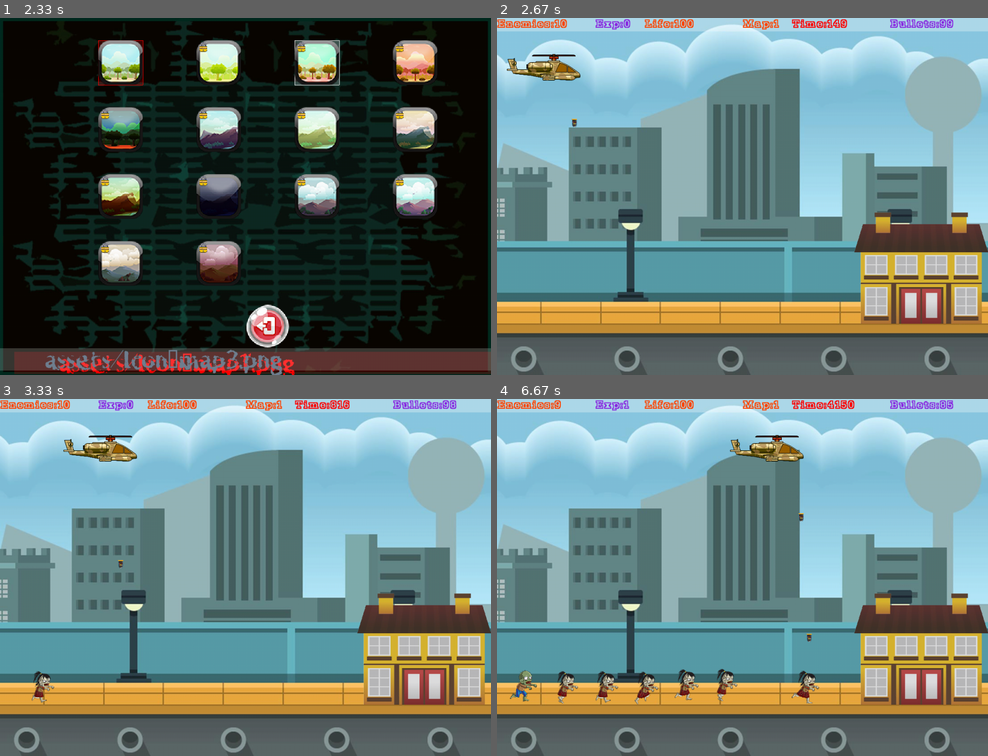
Above: before the commit, frames 1-4 (two rows, left to right).
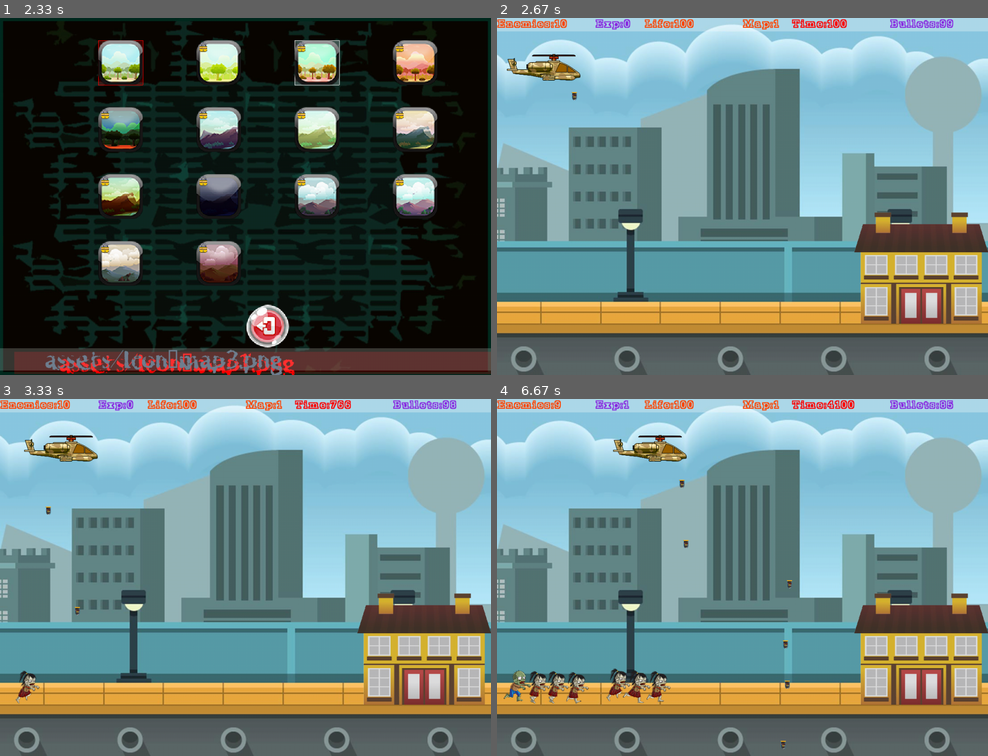
Above: after the commit, the same moments.

Repository: maharba1809/ZombiePan-pygame-src
Game: pygame game, started from main.py
Two runs of this game, one before a commit and one after it. Both use one fixed random seed, a clock stepped at 60 frames per second and the inputs below.
Inputs (mouse positions are in pixels of both pictures, inside the frame that each line leads up to):
- Up to frame 1 (2.33 s): click (117, 325) at 0.38 s; hold Right 0.67-1.13 s; move the mouse to (245, 221) at 0.7 s; click (117, 60) at 1.23 s; hold Right 1.5-1.97 s; move the mouse to (319, 71) at 1.53 s
- Up to frame 2 (2.67 s): tap Space at 2.57 s
- Up to frame 3 (3.33 s): hold Left from 3 s (still down); tap Space at 3.07 s
- Up to frame 4 (6.67 s): tap Space at 3.37, 3.63, 3.93, 4.07, 4.37, 4.73, 5.03, 5.23, 5.53, 5.73, 6.03, 6.23, 6.53 s; release Left at 3.53 s; hold Left 3.57-3.97 s; hold Right 4-4.63 s; hold Left 4.67-5.13 s; hold Right 5.17-5.63 s; hold Right 5.67-6.13 s; hold Left from 6.17 s (still down)

Frame 1 is identical in both runs. In frame 2, 0.1% of the frame differs, in the area x 15-72%, y 0-31%; in frame 3, 1.7%; in frame 4, 4.0%, in the area x 1-72%, y 0-99%.

Commit message:
linux bugs fixed font type

Diff:
--- a/adjustments.py
+++ b/adjustments.py
@@ -1,4 +1,4 @@
-
+print('loading Adjustments')
 import sprites as sp
 import defaults as df
 import pygame
@@ -7,7 +7,7 @@
 import generic as gen
 import var
 import device
-print('loading Adjustments')
+
 
 class AddScreen(gen.Xscreen):
     def __init__(self):
--- a/device.py
+++ b/device.py
@@ -1,11 +1,12 @@
+print('Loading Sound and Video')
 import pygame
 import var
 import datetime
 import defaults as df
 import os
-print('Loading Sound and Video')
-version = '1.1.6'
 
+version = '117'
+print('version:',version)
 class AddWin():
     def _init_(self):
         pygame.init()
--- a/generic.py
+++ b/generic.py
@@ -8,10 +8,10 @@
     def __init__(self):
         self.stopEngine = False
         print('generic screen created')
-        self.font_type = 'comicsansms'
+        self.font_type = 'monospace'
         self.font_size = 20
         self.font = pygame.font.SysFont(self.font_type, self.font_size)
-
+        print('font:', self.font_type)
     def draw_sprite2(self, sprite):
         var.gameDisplay.blit(sprite.image, (sprite.rect.x, sprite.rect.y))
 
--- a/info.py
+++ b/info.py
@@ -1,4 +1,4 @@
-
+print('Loading Info')
 import sprites as sp
 import defaults as df
 import pygame
@@ -8,7 +8,7 @@
 import var
 import device
 
-print('Loading Info')
+
 
 class AddScreen(gen.Xscreen):
     def __init__(self):
--- a/main.py
+++ b/main.py
@@ -1,9 +1,10 @@
-
-import pygame
-import menu
 
 if __name__ == "__main__":
     print('Loading main')
+
+    import pygame
+    import menu
+
     gameExit = False
     menuScreen = menu.AddScreen()
     menuScreen.run()
--- a/map.py
+++ b/map.py
@@ -1,4 +1,4 @@
-
+print('Loading map')
 import sprites as sp
 import defaults as df
 import pygame
@@ -11,7 +11,7 @@
 import device
 import buttons as btns
 
-print('Loading map')
+
 
 class AddScreen(gen.Xscreen):
     def __init__(self):
--- a/menu.py
+++ b/menu.py
@@ -1,4 +1,4 @@
-
+print('Loading menu')
 import os
 script_path = os.path.dirname(os.path.realpath( __file__ ))
 print('wd',script_path)
@@ -18,7 +18,7 @@
 import device
 import buttons as btns
 
-print('Loading Menu')
+
 class AddScreen(gen.Xscreen):
     def __init__(self):
          gen.Xscreen.__init__(self)
--- a/play.py
+++ b/play.py
@@ -180,7 +180,7 @@
             # print('control time:', pygame.time.get_ticks() - time_start)
 
             # var.clock.tick(var.fps)
-            # var.clock.tick(var.fps)
+            var.clock.tick(var.fps)
 
             # print('2',pygame.time.get_ticks() - time_start)
             self.draw_selected((0, 0), (df.display_width, 30), 80, df.white)
--- a/sprites.py
+++ b/sprites.py
@@ -1,3 +1,4 @@
+print('Loading sprite')
 import pygame
 import os
 import defaults as df
Not shown, changed: build.sh
Not shown, added: build.spec
